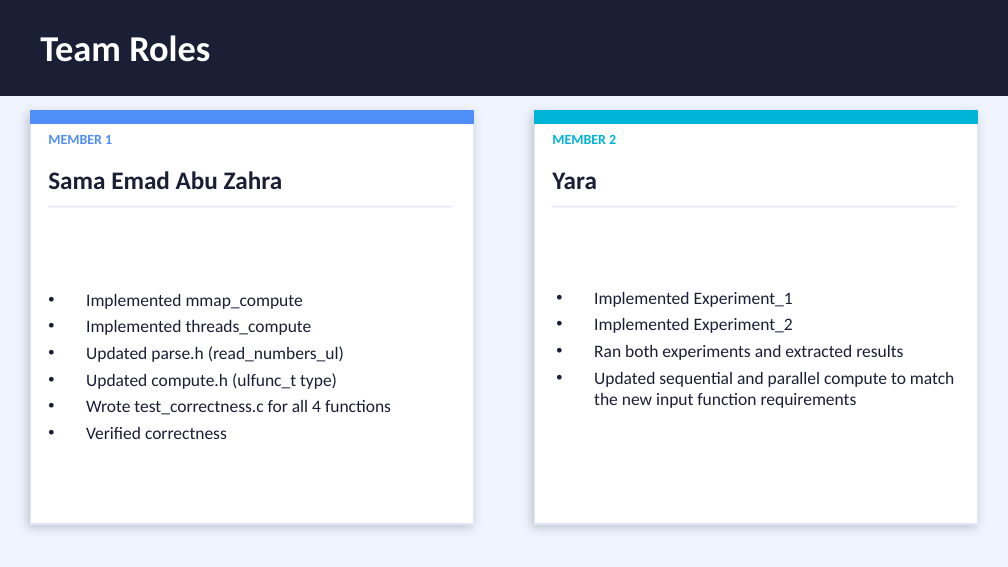
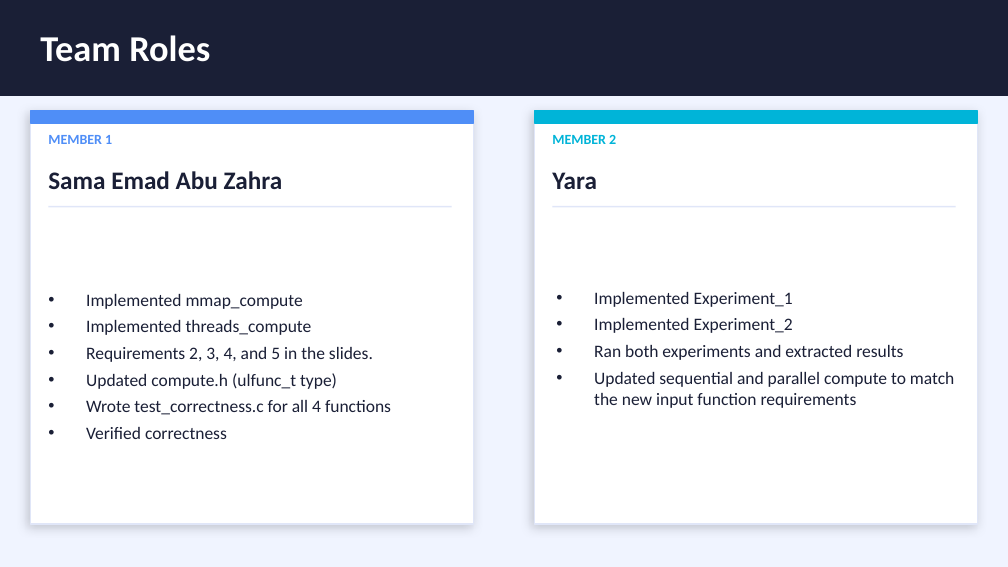
Before and after one commit to Sama3mad/Project-5---IPC-via-Shared-Memory-POSIX-Threads-, a slide deck: slide 2 of project_slides.pptx. Drawn at 1008x567 pixels with LibreOffice and Linux fonts; fonts in the diff are those of the drawing. Boxes give left, top, right and bottom in pixels: in the first picture for what was removed or moved away, otherwise in the second. Text is boxed around its words. In the diff, an @@ line names an element or a change of style, - is before the commit and + after.

```diff
--- a/project_slides.pptx
+++ b/project_slides.pptx
@@ text at bbox=[86, 347, 373, 362]: text changed @@
-• Updated parse.h (read_numbers_ul)
+• Requirements 2, 3, 4, and 5 in the slides.
```
Also in this commit, not shown: 1 slide added.
